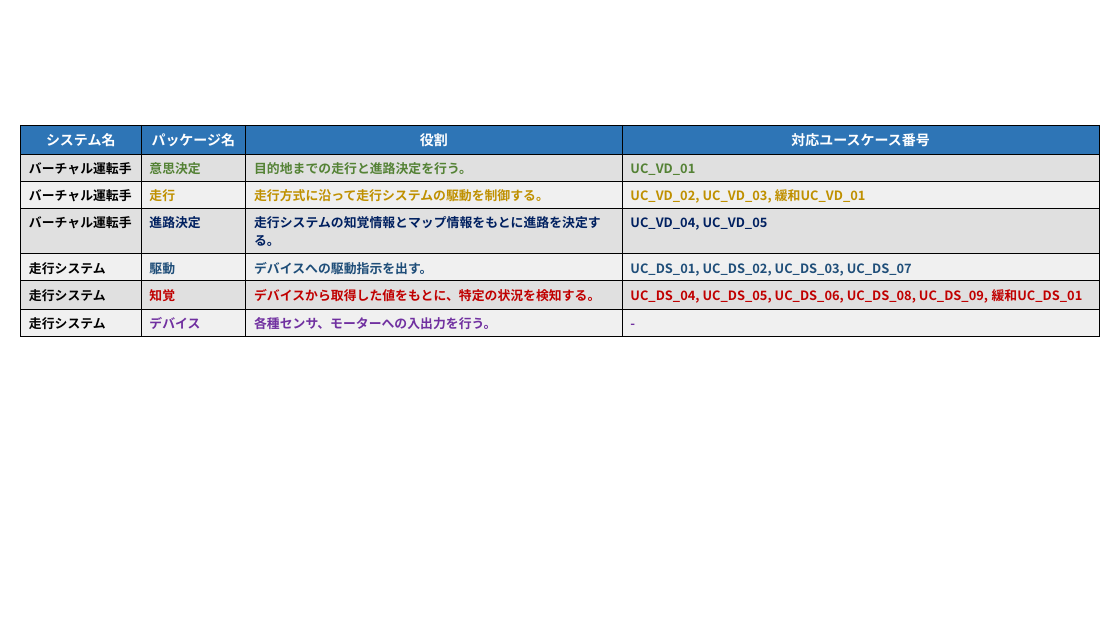
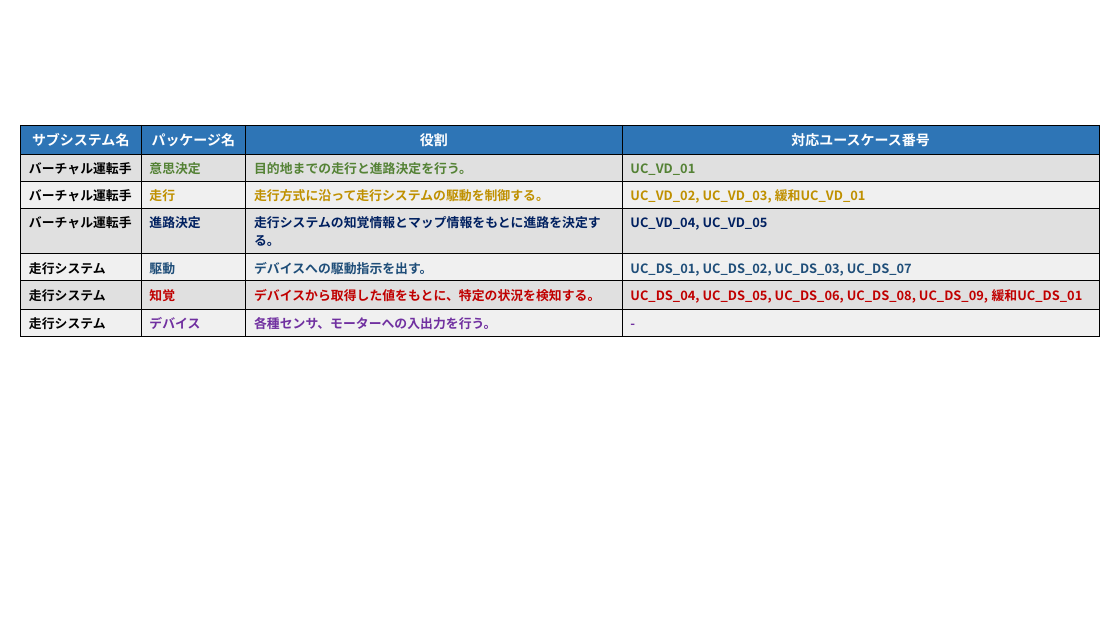
Before and after one commit to miyoshiyuu-systena/tenarobo-primary-mil-2025, a slide deck: slide 1 of model/素材/3.1.2_パッケージの役割.pptx. Drawn at 1120x630 pixels with LibreOffice and Linux fonts; fonts in the diff are those of the drawing. Boxes give left, top, right and bottom in pixels: in the first picture for what was removed or moved away, otherwise in the second. Text is boxed around its words. In the diff, an @@ line names an element or a change of style, - is before the commit and + after.

```diff
--- a/model/素材/3.1.2_パッケージの役割.pptx
+++ b/model/素材/3.1.2_パッケージの役割.pptx
@@ table at (x1=20, y1=125, x2=1099, y2=333) @@
-row 1, column 1: システム名
+row 1, column 1: サブシステム名
```
Also in this commit, not shown: 8 other files.
